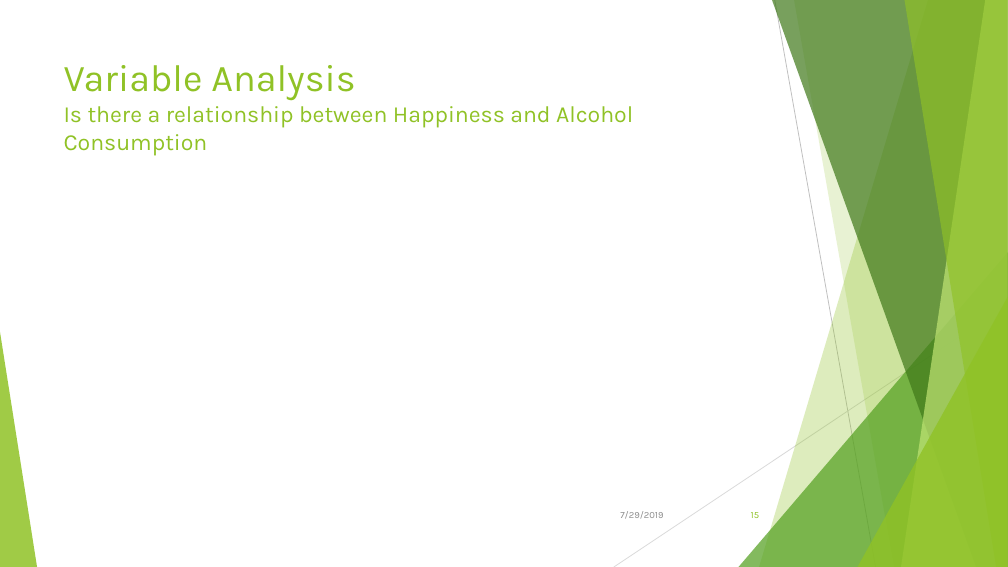
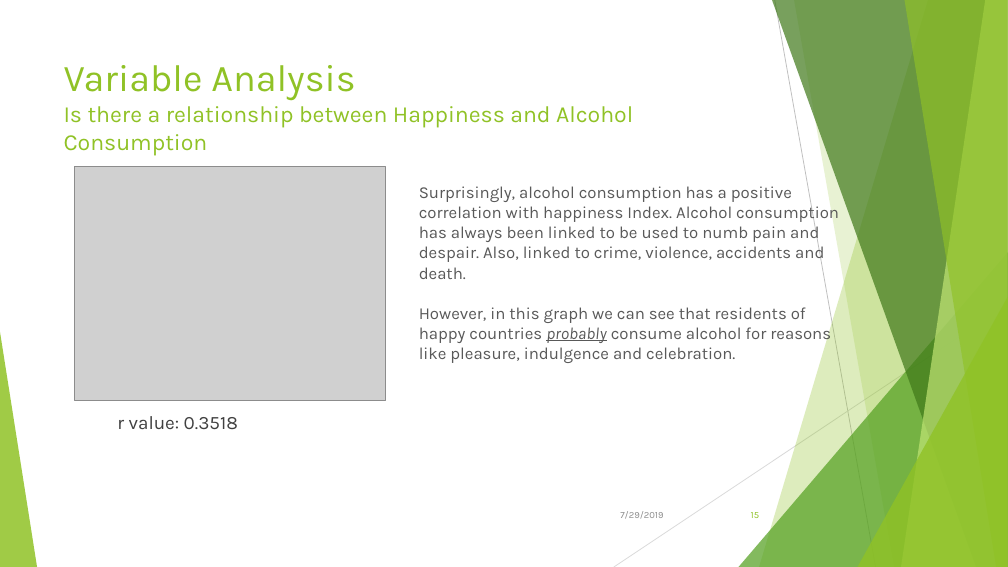
Before and after one commit to Kika000/Project-1, a slide deck: slide 15 of What Makes the World Happy.pptx. Drawn at 1008x567 pixels with LibreOffice and Linux fonts; fonts in the diff are those of the drawing; grey boxes stand for pictures. Boxes give left, top, right and bottom in pixels: in the first picture for what was removed or moved away, otherwise in the second. Text is boxed around its words. In the diff, an @@ line names an element or a change of style, - is before the commit and + after.

Commit message:
Modified to PPT slides 15,16,21 and 24

```diff
--- a/What Makes the World Happy.pptx
+++ b/What Makes the World Happy.pptx
@@ picture added at (75,166,386,400) @@
@@ text added at (419,186,839,363), 16 pt, text #595959 @@
+Surprisingly, alcohol consumption has a positive correlation with happiness Index. Alcohol consumption has always been linked to be used to numb pain and despair. Also, linked to crime, violence, accidents and death.
+However, in this graph we can see that residents of happy countries probably consume alcohol for reasons like pleasure, indulgence and celebration.
@@ text added at (117,416,238,429), 18 pt, text #404040 @@
+r value: 0.3518
```
Also in this commit, not shown: 4 other slides changed, 2 other files.
